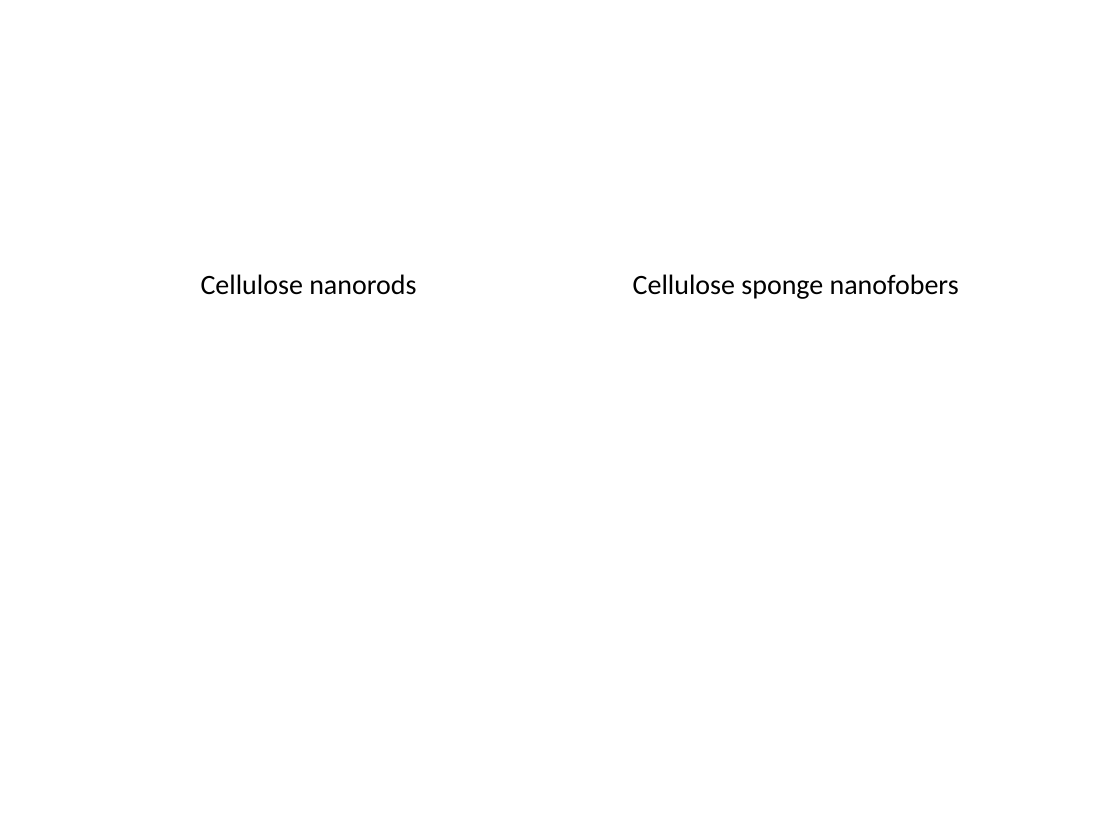
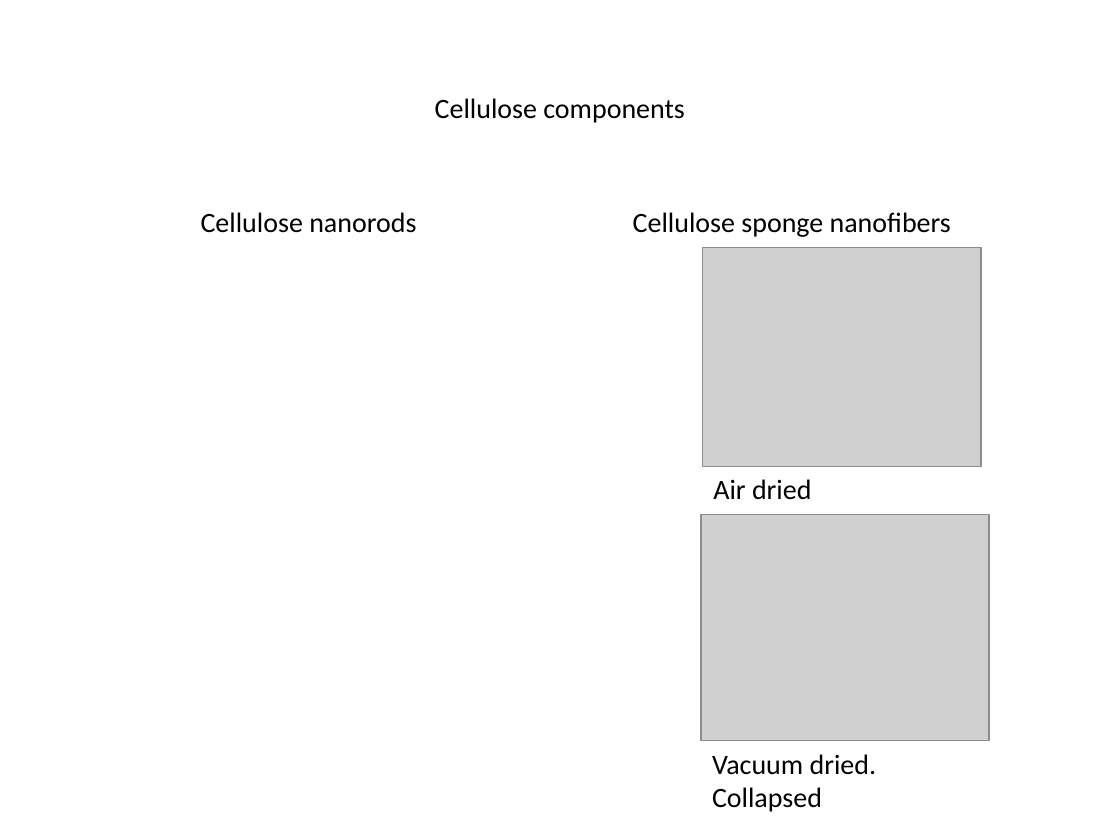
Before and after one commit to ATeigland/ResearchProject, a slide deck: slide 5 of Updates.pptx (slide 4 before the commit). Drawn at 1120x840 pixels with LibreOffice and Linux fonts; fonts in the diff are those of the drawing; grey boxes stand for pictures. Boxes give left, top, right and bottom in pixels: in the first picture for what was removed or moved away, otherwise in the second. Text is boxed around its words. In the diff, an @@ line names an element or a change of style, - is before the commit and + after.

```diff
--- a/Updates.pptx
+++ b/Updates.pptx
@@ text added at box(435, 98, 685, 123), 18 pt, text #000000 @@
+Cellulose components
@@ text "Cellulose nanorods": place and size @@
-text "Cellulose nanorods" at box(201, 274, 416, 295)
+text "Cellulose nanorods" at box(201, 212, 416, 233)
@@ text at box(633, 212, 951, 237): text changed @@
-Cellulose sponge nanofobers
+Cellulose sponge nanofibers
@@ picture added at box(702, 248, 981, 466) @@
@@ text added at box(713, 479, 811, 499), 18 pt, text #000000 @@
+Air dried
@@ picture added at box(701, 515, 989, 741) @@
@@ text added at box(712, 754, 876, 812), 18 pt, text #000000 @@
+Vacuum dried. Collapsed
```
Also in this commit, not shown: 2 other slides changed, 5 slides added, 2 slides removed.
